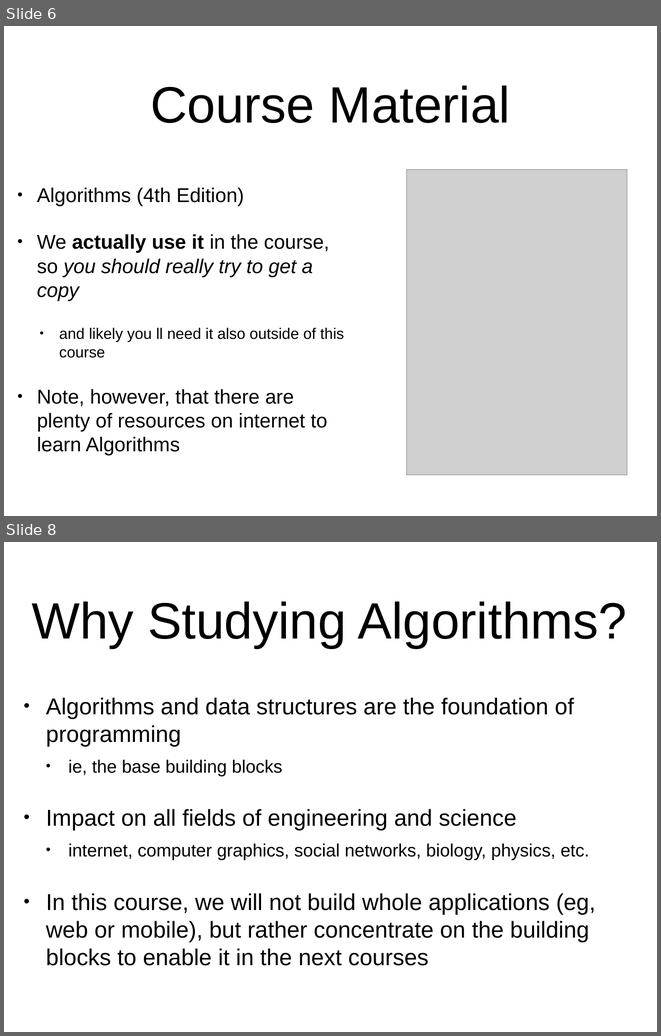
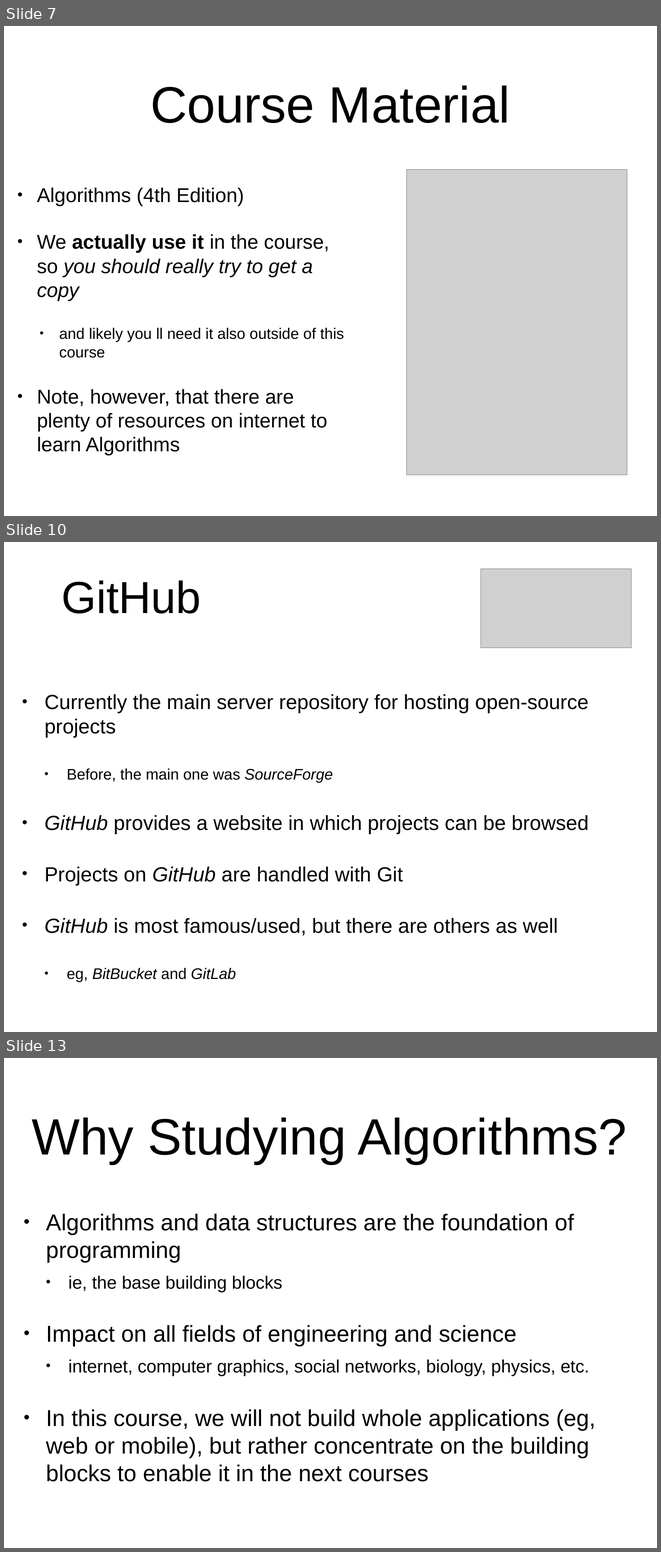
Before and after one commit to arcuri82/algorithms, a slide deck: docs/slides/01/01_intro.pptx. Shown one above the other, each under a label of ours: slides 6 and 8 before the commit, slides 7, 10 and 13 after it; the slides between them are not shown. The pictures are 661x1036 and 661x1552 pixels, drawn with LibreOffice and Linux fonts; fonts in the diff are those of the drawing; grey boxes stand for pictures. Boxes give left, top, right and bottom in pixels: in the first picture for what was removed or moved away, otherwise in the second. Text is boxed around its words. In the diff, an @@ line names an element or a change of style, - is before the commit and + after.

```diff
--- a/docs/slides/01/01_intro.pptx
+++ b/docs/slides/01/01_intro.pptx
@@ slide 10 added at bbox=[4, 542, 657, 1032], background #FFFFFF @@
@@ picture added at bbox=[481, 569, 632, 648] @@
@@ title added at bbox=[62, 580, 201, 614], 70.4 pt, text #000000 @@
+GitHub
@@ text added at bbox=[44, 694, 589, 981], 32 pt, text #000000 @@
+• Currently the main server repository for hosting open-source projects
+  • Before, the main one was SourceForge
+• GitHub provides a website in which projects can be browsed
+• Projects on GitHub are handled with Git
+• GitHub is most famous/used, but there are others as well
+  • eg, BitBucket and GitLab
@@ what was slide 6 is now slide 7 @@
@@ what was slide 8 is now slide 13 @@
```
Also in this commit, not shown: 7 slides changed, 8 other slides added, 2 other files.
